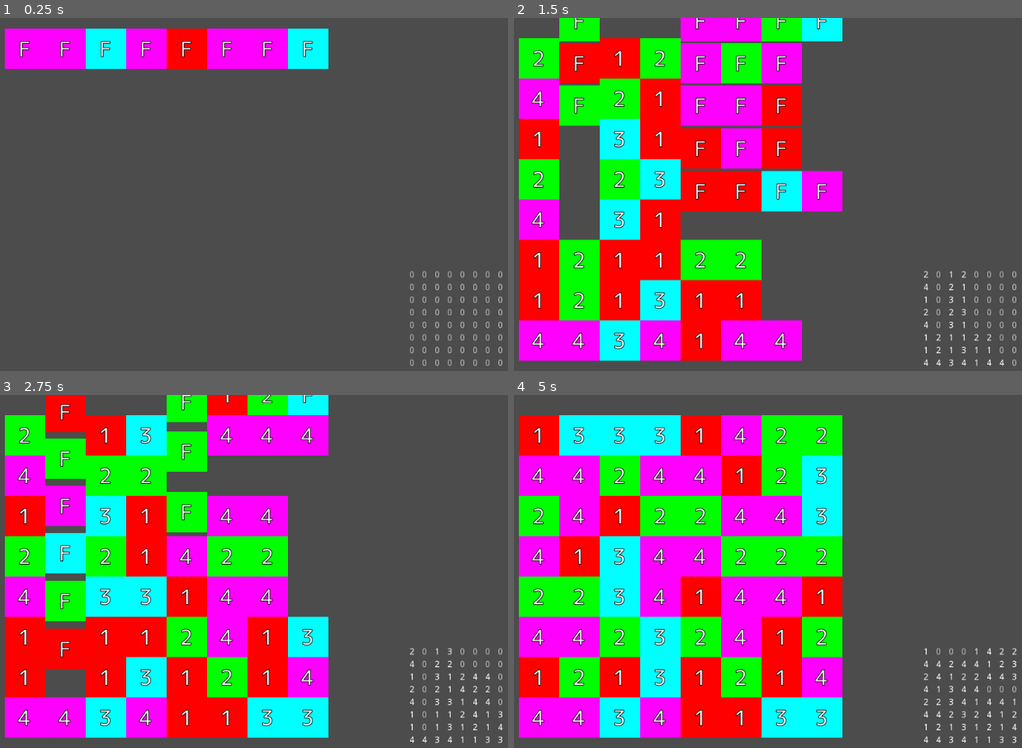
Above: before the commit, frames 1-4 (two rows, left to right).
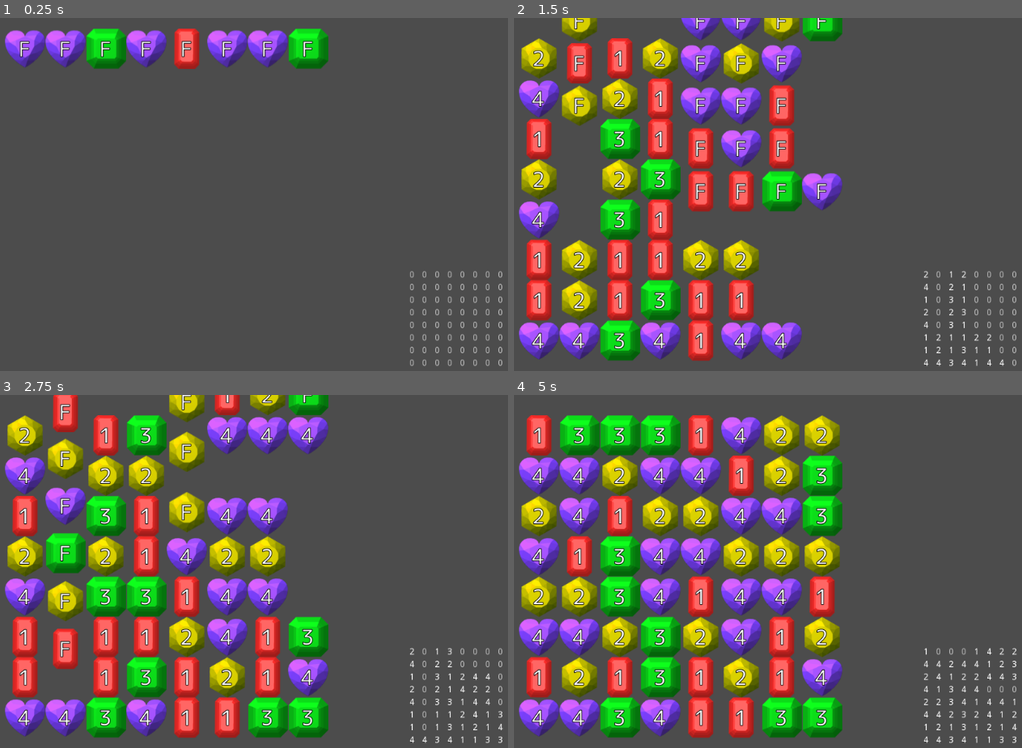
Above: after the commit, the same moments.

Repository: syun77/gd_match3
Game: Godot game, scene res://Main.tscn
Same seed, same stepped clock (60 frames per second), same inputs: the game is played once before the commit and once after it.
Inputs (mouse positions are in pixels of both pictures, inside the frame that each line leads up to):
- Up to frame 1 (0.25 s): no input
- Up to frame 2 (1.5 s): move the mouse to (966, 187) at 0.52 s; move the mouse to (691, 226) at 1.27 s
- Up to frame 3 (2.75 s): move the mouse to (370, 500) at 2.02 s
- Up to frame 4 (5 s): move the mouse to (788, 659) at 2.77 s; move the mouse to (1016, 642) at 3.52 s; move the mouse to (625, 525) at 4.27 s

The runs differ from the first frame. In frame 1, 7.0% of the frame differs, in the area x 0-65%, y 2-15%; in frame 2, 46%; in frame 3, 51%; in frame 4, 56%, in the area x 0-65%, y 5-98%.

Commit message:
タイル画像を追加

Diff:
--- a/TestMatch3/FieldMgr.tscn
+++ b/TestMatch3/FieldMgr.tscn
@@ -1,7 +1,7 @@
 [gd_scene load_steps=3 format=2]
 
 [ext_resource path="res://FieldMgr.gd" type="Script" id=1]
-[ext_resource path="res://cursor.png" type="Texture" id=2]
+[ext_resource path="res://assets/cursor.png" type="Texture" id=2]
 
 [node name="FieldMgr" type="Node2D"]
 script = ExtResource( 1 )
--- a/TestMatch3/Tile.gd
+++ b/TestMatch3/Tile.gd
@@ -59,7 +59,7 @@
 # ----------------------------------------
 # onready.
 # ----------------------------------------
-onready var _rect = $ColorRect
+onready var _spr = $Sprite
 onready var _label = $Label
 
 # ----------------------------------------
@@ -69,18 +69,20 @@
 func set_id(var id):
 	_id = id
 
-	# 色を設定しておく.
+	# IDに対応する画像を設定する
 	var tbl = [
-		Color.white,
-		Color.red,
-		Color.green,
-		Color.aqua,
-		Color.magenta,
-		Color.yellow,
-		Color.white
+		"tile_red.png", # ID=0は無効だけれども念のため設定.
+		"tile_red.png",
+		"tile_yellow.png",
+		"tile_green.png",
+		"tile_magenta.png",
+		"tile_blue.png",
+		"tile_orange.png",
+		"tile_sliver.png",
+		"tile_gold.png"
 	]
 
-	_rect.color = tbl[id]
+	_spr.texture = load("res://assets/tiles/%s"%tbl[_id])
 
 # タイルIDを取得する.
 func get_id() -> int:
--- a/TestMatch3/Tile.tscn
+++ b/TestMatch3/Tile.tscn
@@ -1,7 +1,8 @@
-[gd_scene load_steps=4 format=2]
+[gd_scene load_steps=5 format=2]
 
 [ext_resource path="res://Tile.gd" type="Script" id=1]
 [ext_resource path="res://font_theme.tres" type="Theme" id=2]
+[ext_resource path="res://assets/tiles/tile_red.png" type="Texture" id=3]
 
 [sub_resource type="RectangleShape2D" id=1]
 extents = Vector2( 32, 32 )
@@ -9,11 +10,8 @@
 [node name="Tile" type="Area2D"]
 script = ExtResource( 1 )
 
-[node name="ColorRect" type="ColorRect" parent="."]
-margin_left = -32.0
-margin_top = -32.0
-margin_right = 32.0
-margin_bottom = 32.0
+[node name="Sprite" type="Sprite" parent="."]
+texture = ExtResource( 3 )
 
 [node name="CollisionShape2D" type="CollisionShape2D" parent="."]
 shape = SubResource( 1 )
Renamed: TestMatch3/cursor.png -> TestMatch3/assets/cursor.png
Not shown, added: TestMatch3/assets/cursor.png.import
Binary file added: TestMatch3/assets/tiles/tile_blue.png
Not shown, added: TestMatch3/assets/tiles/tile_blue.png.import
Binary file added: TestMatch3/assets/tiles/tile_gold.png
Not shown, added: TestMatch3/assets/tiles/tile_gold.png.import
Binary file added: TestMatch3/assets/tiles/tile_green.png
Not shown, changed: TestMatch3/assets/tiles/tile_green.png.import
Binary file added: TestMatch3/assets/tiles/tile_magenta.png
Not shown, added: TestMatch3/assets/tiles/tile_magenta.png.import
Binary file added: TestMatch3/assets/tiles/tile_orange.png
Not shown, added: TestMatch3/assets/tiles/tile_orange.png.import
(and 6 more such lines)
